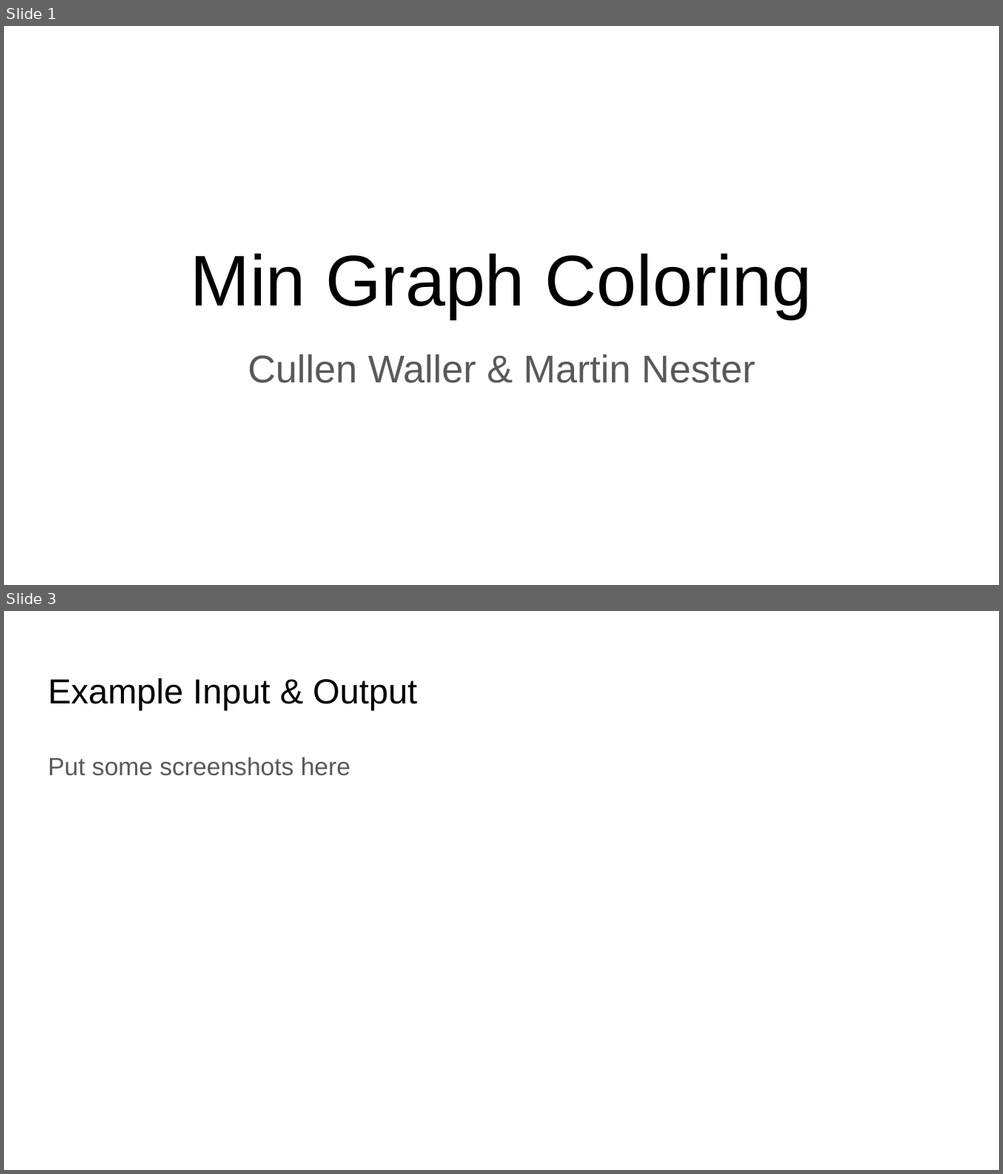
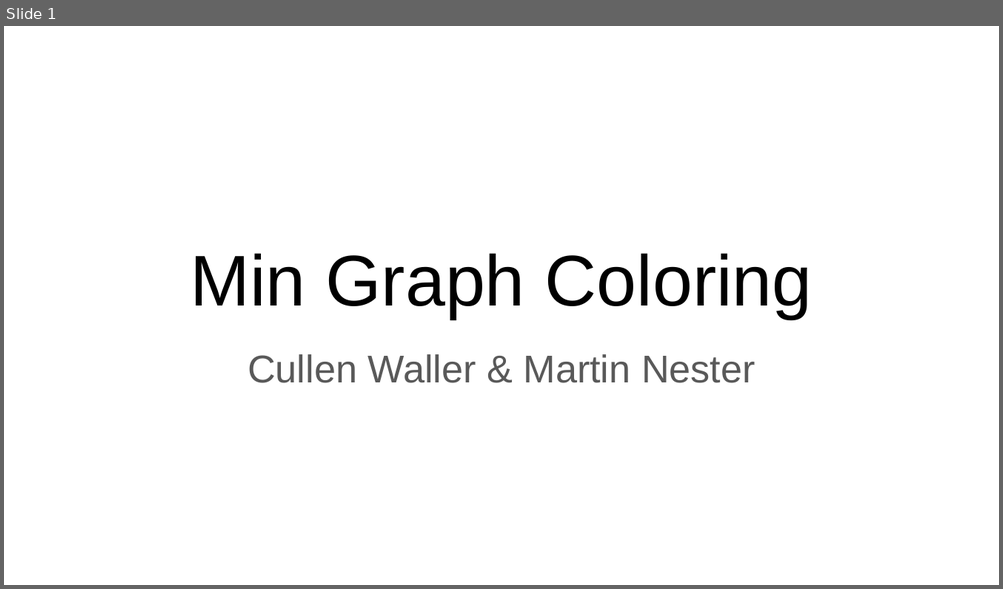
Before and after one commit to wallercullen/NP-complete-project, a slide deck: presentations/problem_presentation.pptx. Shown one above the other, each under a label of ours: slides 1 and 3 before the commit, slide 1 after it; the slides between them are not shown. The pictures are 1003x1174 and 1003x589 pixels, drawn with LibreOffice and Linux fonts; fonts in the diff are those of the drawing. Boxes give left, top, right and bottom in pixels: in the first picture for what was removed or moved away, otherwise in the second. Text is boxed around its words. In the diff, an @@ line names an element or a change of style, - is before the commit and + after.

```diff
--- a/presentations/problem_presentation.pptx
+++ b/presentations/problem_presentation.pptx
@@ slide 3 removed at (4,611,999,1170), background #FFFFFF @@
@@ title removed at (48,678,417,710) @@
-Example Input & Output
@@ text removed at (48,757,350,776) @@
-Put some screenshots here
```
Also in this commit, not shown: 2 slides changed, 10 slides added, 1 other slide removed.
